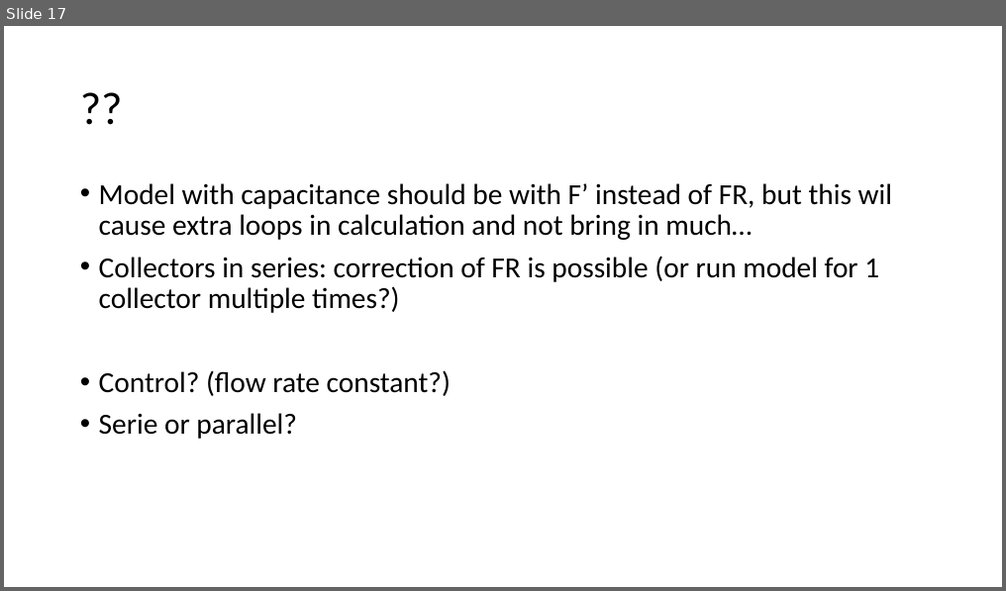
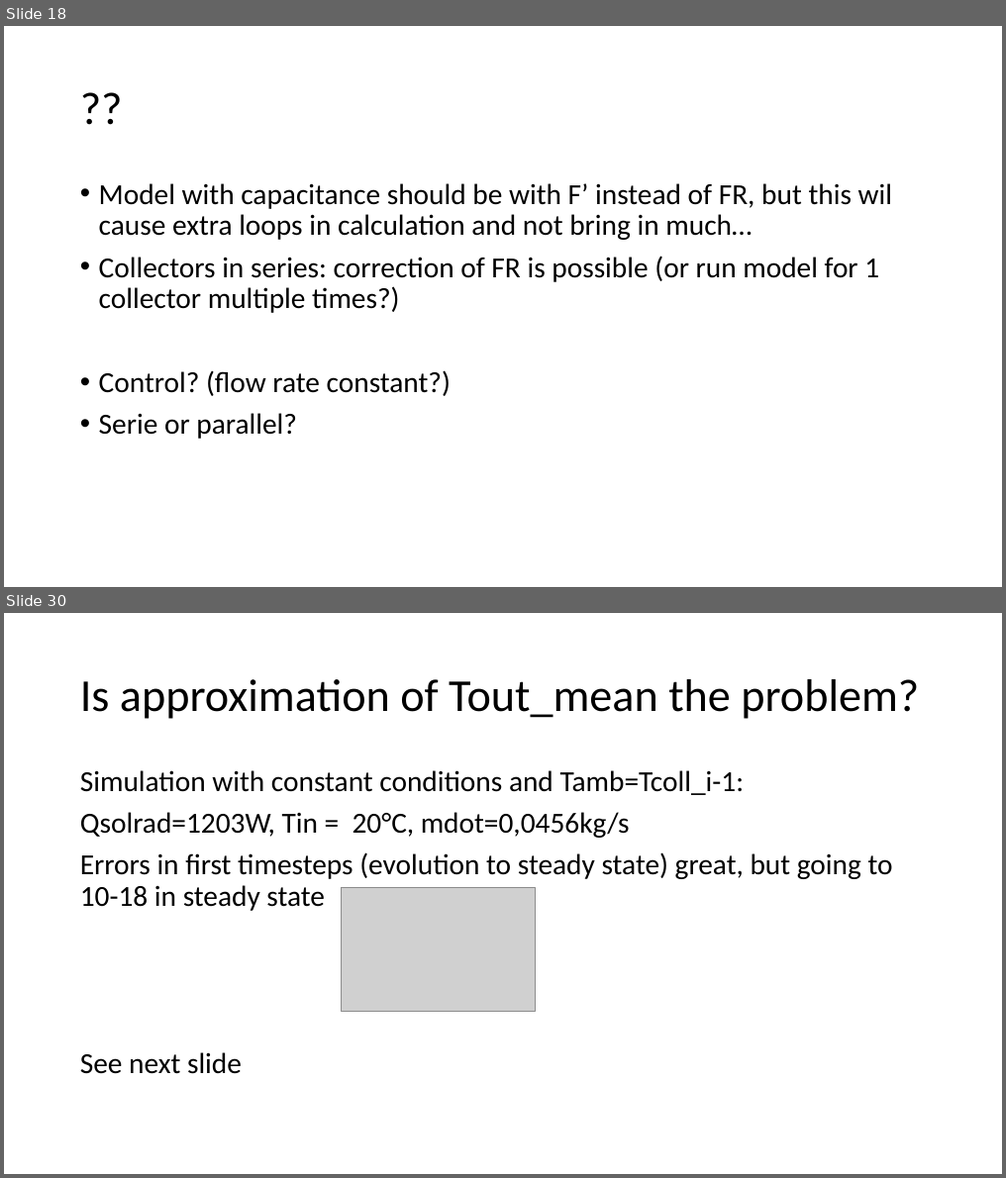
Before and after one commit to MargotDePauw/TETRA-warmtenetten, a slide deck: model zonnecollector/achtergrond/Solar collector.pptx. Shown one above the other, each under a label of ours: slide 17 before the commit, slides 18 and 30 after it; the slides between them are not shown. The pictures are 1006x591 and 1006x1178 pixels, drawn with LibreOffice and Linux fonts; fonts in the diff are those of the drawing; grey boxes stand for pictures. Boxes give left, top, right and bottom in pixels: in the first picture for what was removed or moved away, otherwise in the second. Text is boxed around its words. In the diff, an @@ line names an element or a change of style, - is before the commit and + after.

```diff
--- a/model zonnecollector/achtergrond/Solar collector.pptx
+++ b/model zonnecollector/achtergrond/Solar collector.pptx
@@ slide 30 added at [4, 613, 1002, 1174], background #FFFFFF @@
@@ title added at [80, 679, 919, 719], 44 pt, text #000000 @@
+Is approximation of Tout_mean the problem?
@@ text added at [80, 770, 893, 1074], 28 pt, text #000000 @@
+Simulation with constant conditions and Tamb=Tcoll_i-1:
+Qsolrad=1203W, Tin = 20°C, mdot=0,0456kg/s
+Errors in first timesteps (evolution to steady state) great, but going to 10-18 in steady state
+See next slide
@@ picture added at [342, 888, 536, 1012] @@
@@ what was slide 17 is now slide 18 @@
```
Also in this commit, not shown: 13 other slides added, 5 other files.
